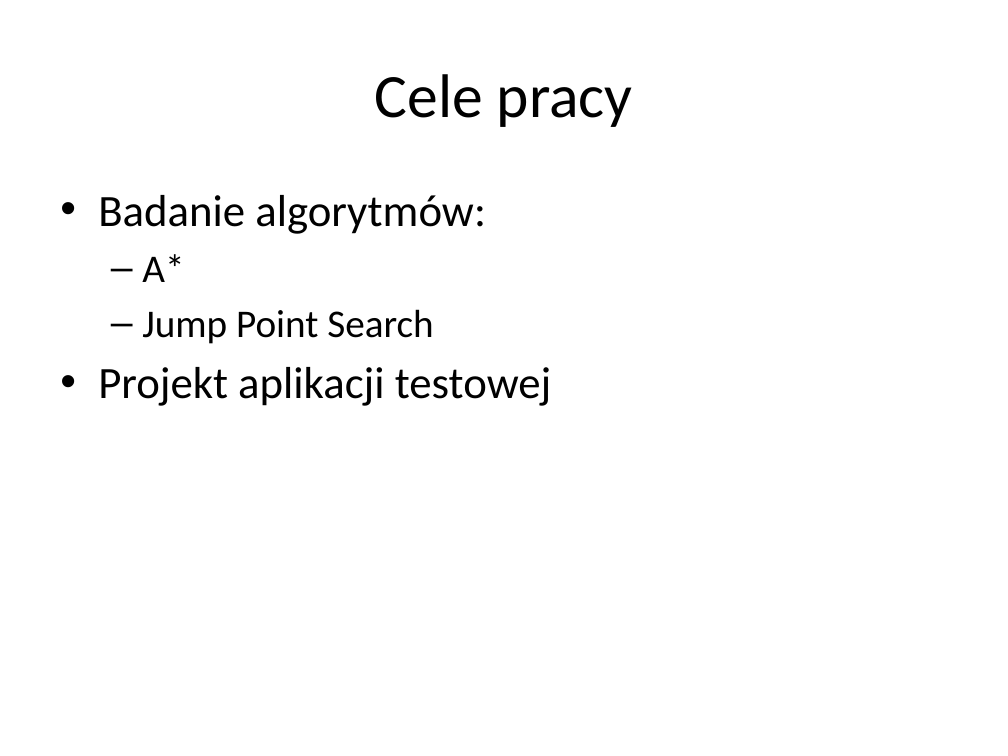
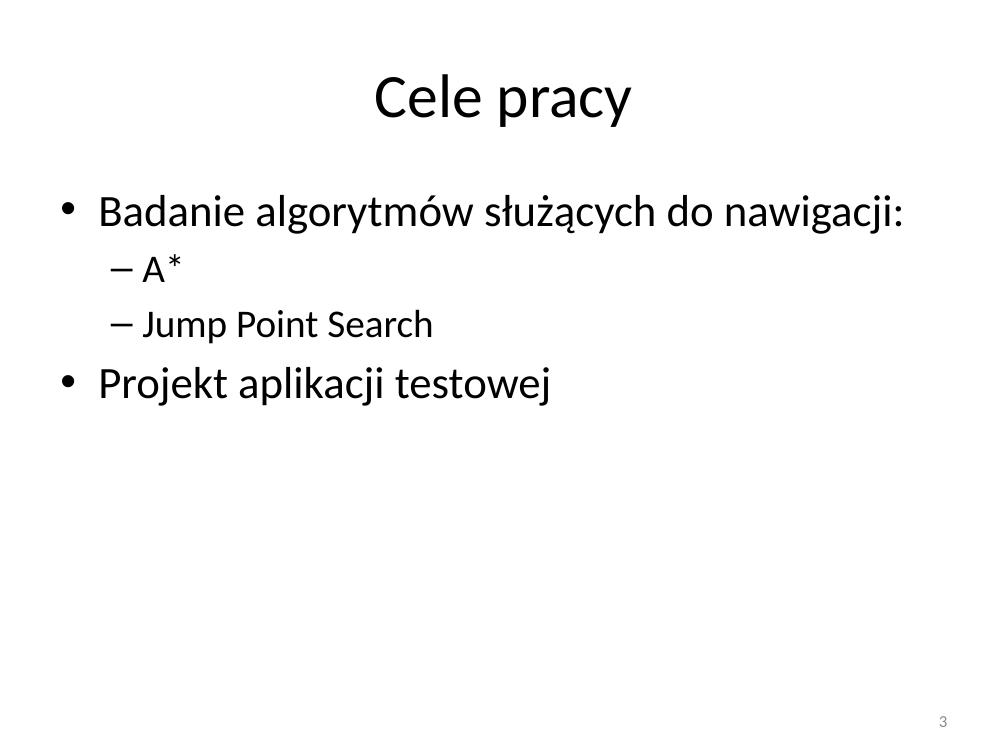
Before and after one commit to sskullgra/Character-Navigation, a slide deck: slide 3 of Nawigacja w grach komputerowych.pptx. Drawn at 1008x756 pixels with LibreOffice and Linux fonts; fonts in the diff are those of the drawing. Boxes give left, top, right and bottom in pixels: in the first picture for what was removed or moved away, otherwise in the second. Text is boxed around its words. In the diff, an @@ line names an element or a change of style, - is before the commit and + after.

```diff
--- a/Nawigacja w grach komputerowych.pptx
+++ b/Nawigacja w grach komputerowych.pptx
@@ text at (x1=98, y1=195, x2=905, y2=234): text changed @@
-• Badanie algorytmów:
+• Badanie algorytmów służących do nawigacji:
@@ page number added at (x1=939, y1=716, x2=947, y2=727), 12 pt, text #8C8C8C @@
+3
```
Also in this commit, not shown: 9 other slides changed, 1 slide added.
